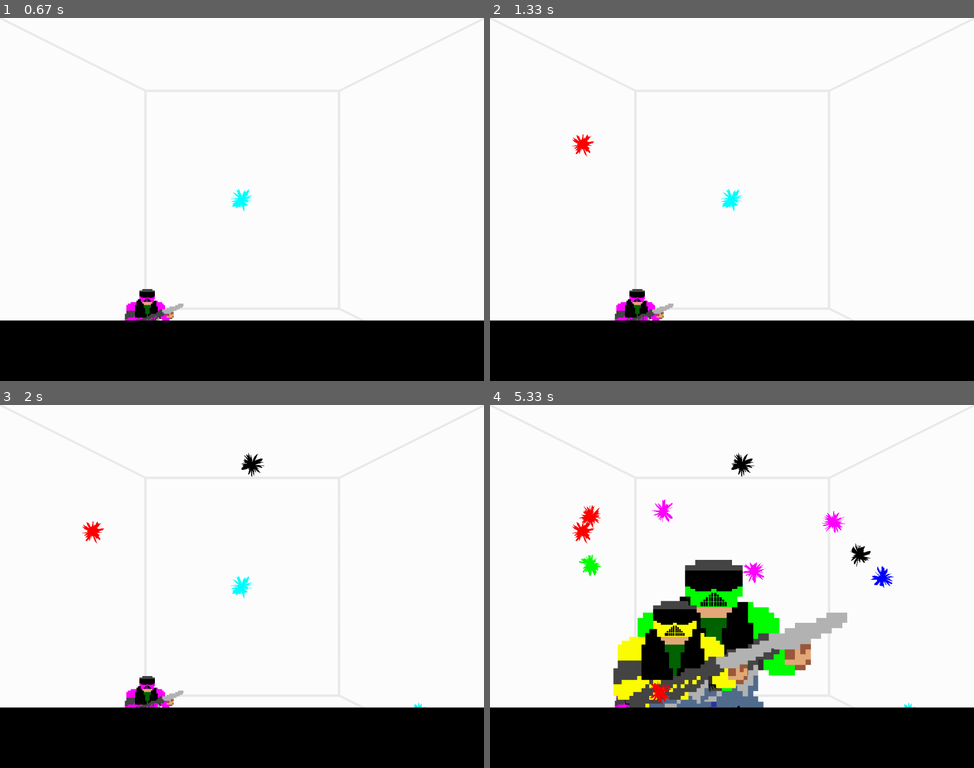
Above: before the commit, frames 1-4 (two rows, left to right).
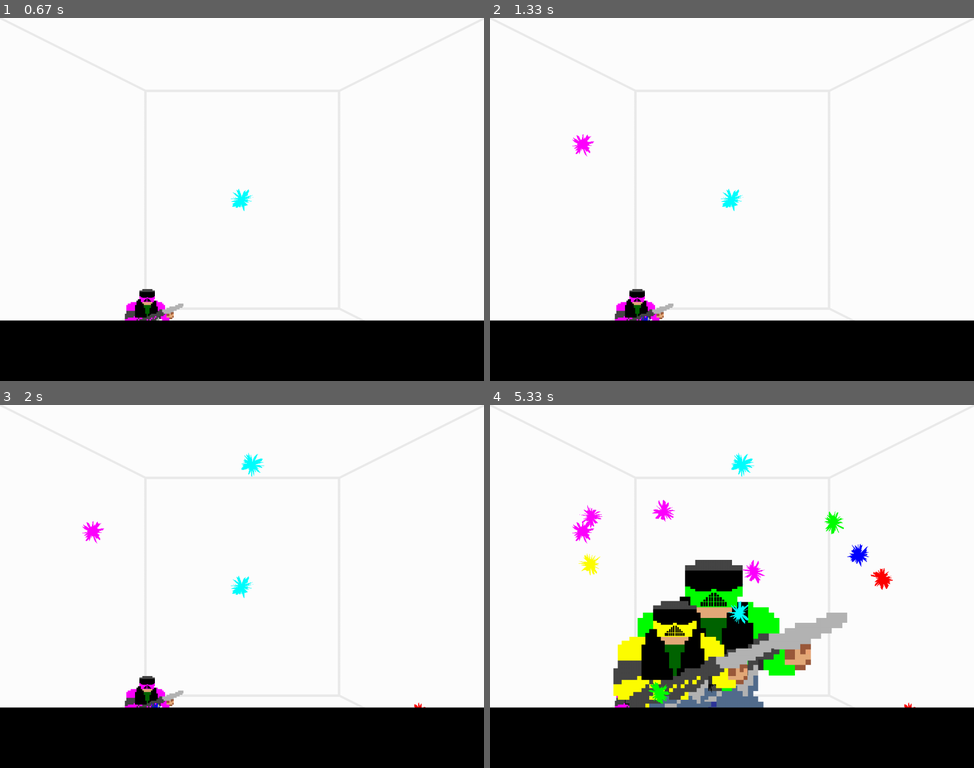
Above: after the commit, the same moments.

Repository: realpatato/pygame-paintball
Game: pygame game, started from main.py
Two runs of this game, one before a commit and one after it. Both use one fixed random seed, a clock stepped at 60 frames per second and the inputs below.
Inputs (mouse positions are in pixels of both pictures, inside the frame that each line leads up to):
- Up to frame 1 (0.67 s): click (242, 199) at 0.38 s
- Up to frame 2 (1.33 s): click (644, 326) at 0.72 s; click (581, 145) at 1.05 s
- Up to frame 3 (2 s): click (421, 713) at 1.38 s; click (251, 463) at 1.72 s
- Up to frame 4 (5.33 s): click (707, 680) at 2.05 s; click (741, 717) at 2.38 s; click (664, 510) at 2.72 s; click (857, 553) at 3.05 s; click (882, 579) at 3.38 s; click (833, 521) at 3.72 s; click (591, 517) at 4.05 s; click (751, 571) at 4.38 s; click (591, 564) at 4.72 s; click (659, 691) at 5.05 s

Frame 1 is identical in both runs. In frame 2, 0.2% of the frame differs, in the area x 17-34%, y 32-84%; in frame 3, 0.3%; in frame 4, 1.7%, in the area x 17-88%, y 13-84%.

Commit message:
hit detection and splat connection with enemies

Diff:
--- a/enemy.py
+++ b/enemy.py
@@ -7,9 +7,12 @@
     def __init__(self, color, rand_scale_mult, x, y):
         ''' Initializes enemy with a sprite, plus an x and y position '''
         self._sprite = self.gen_sprite(color, (rand_scale_mult * 410, rand_scale_mult * 540))
+        #rect is needed for getting a collide point
+        self._rect = self._sprite.get_rect(topleft = (x, y))
+        #need in order to find active pixels on the sprite
+        self._mask = pygame.mask.from_surface(self._sprite)
         self._scale_mult = rand_scale_mult
-        self._x = x
-        self._y = y
+        self._connected_splats = []
         self._spawning = True
 
     def gen_sprite(self, color, size):
@@ -33,8 +36,8 @@
 
     def mod_y(self, num):
         ''' Adds a given value to the x position '''
-        self._y += num
+        self._rect.y += num
 
     def draw_self(self, surface):
         ''' Draws the enemy to the screen '''
-        surface.blit(self._sprite, (self._x, self._y))
+        surface.blit(self._sprite, self._rect)
--- a/main.py
+++ b/main.py
@@ -94,8 +94,24 @@
             if mouse_pos[1] < 650:
                 #play sound effect
                 pygame.mixer.Sound.play(gun_sound)
-                #create and add a Splat object to the splat list
-                splats.append(splat.Splat(colors[random.randint(0, len(colors) - 1)], mouse_pos))
+                for i in range(0, len(enemies)):
+                    #ensures it starts at the very end, and goes to the front
+                    index = 0 - (i + 1)
+                    #gets the object from the list with index
+                    enemy_object = enemies[index]
+                    #checking for where the mouse is in the sprite rect
+                    pos_in_enemy_mask = (mouse_pos[0] - enemy_object._rect.x, mouse_pos[1] - enemy_object._rect.y)
+                    #checks if the mouse is with the sprite basically
+                    if enemy_object._rect.collidepoint(*mouse_pos) and enemy_object._mask.get_at(pos_in_enemy_mask):
+                        #create and add a Splat object to the splat list with enemy
+                        splats.append(splat.Splat(colors[random.randint(0, len(colors) - 1)], mouse_pos))
+                        #adds the object to the enemies list of connected splats
+                        enemy_object._connected_splats.append(splats[len(splats) - 1])
+                        #breaks out of the loop since an enemy has already been found
+                        break
+                    else:
+                        #create and add a Splat object to the splat list with no enemy
+                        splats.append(splat.Splat(colors[random.randint(0, len(colors) - 1)], mouse_pos))
                 #adds the splat to the list of draw objects
                 draw_objects.append(splats[len(splats) - 1])
 
@@ -107,19 +123,33 @@
     #moves the enemies before drawing them
     for enemy_object in enemies:
         #checks if the enemy is spawning in and if the y position is high enough
-        if enemy_object._spawning == True and enemy_object._y > (650 - enemy_object.get_max_height()):
+        if enemy_object._spawning == True and enemy_object._rect.y > (650 - enemy_object.get_max_height()):
             #make the position higher up on the screen
             enemy_object.mod_y(-5)
+            #iterates over each connected splat
+            for splat_object in enemy_object._connected_splats:
+                #has any splats move up with the enemy
+                splat_object.mod_y(-5)
         #checks if the enemy needs to be going away
         elif enemy_object._spawning == False:
             #makes the enemy go lower down on the screen
             enemy_object.mod_y(5)
+            #iterates over each connected splat
+            for splat_object in enemy_object._connected_splats:
+                #has any splats move down with the enemy
+                splat_object.mod_y(5)
             #if the y is low enough on the screen
-            if enemy_object._y > 700:
+            if enemy_object._rect.y > 700:
                 #remove the enemy from the list
                 enemies.remove(enemy_object)
                 #remove the enemy from the draw list too
                 draw_objects.remove(enemy_object)
+                #iterates over the splats connected to the enemy
+                for splat_object in enemy_object._connected_splats:
+                    #removes it from the splats list
+                    splats.remove(splat_object)
+                    #removes it from the drawn objects
+                    draw_objects.remove(splat_object)
 
     #draw background before anything else
     background.draw_background(screen)
--- a/splat.py
+++ b/splat.py
@@ -14,7 +14,6 @@
         self._color = color
         self._center = center
         self._splat_points = self.get_splat_points()
-        self._enemy = None
 
     def get_splat_points(self):
         ''' Determines points by creating random radii and finding sines and cosines '''
@@ -24,9 +23,16 @@
             radius = 5 + random.random() * 20
             x_pos = radius * math.cos(angle) + self._center[0]
             y_pos = radius * math.sin(angle) + self._center[1]
-            points.append((x_pos, y_pos))
+            points.append([x_pos, y_pos])
             angle+=0.1
         return points
+
+    def mod_y(self, num):
+        ''' Modifies the y position by a given value '''
+        #iterates over each point
+        for point in self._splat_points:
+            #subtracts the given number from the y
+            point[1] += num
 
     def draw_self(self, surface):
         ''' Draws a splat on a given surface '''
